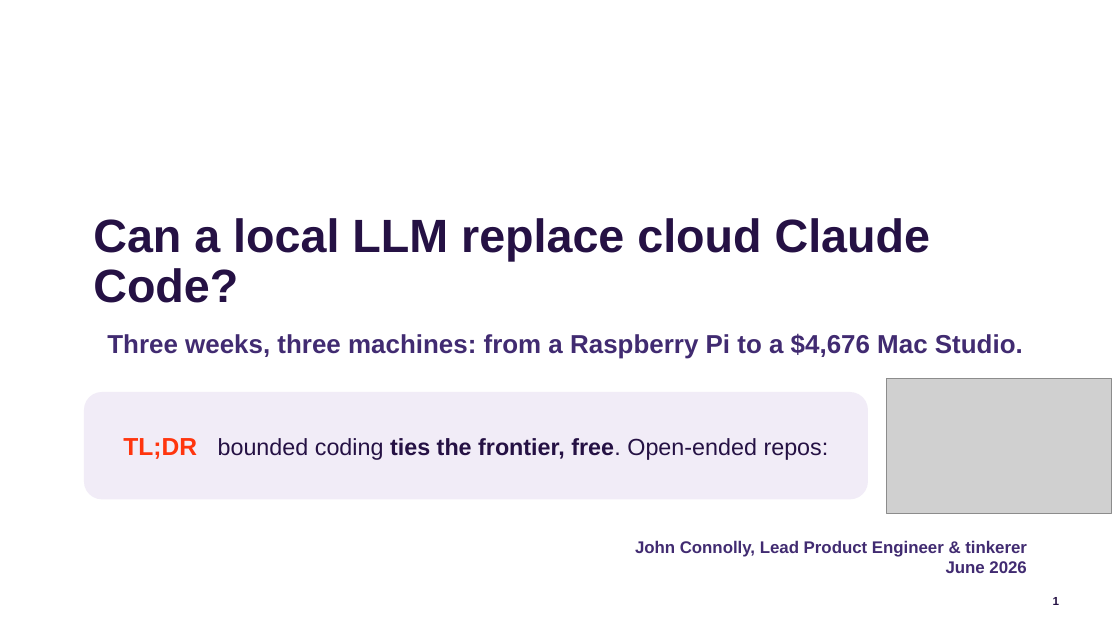
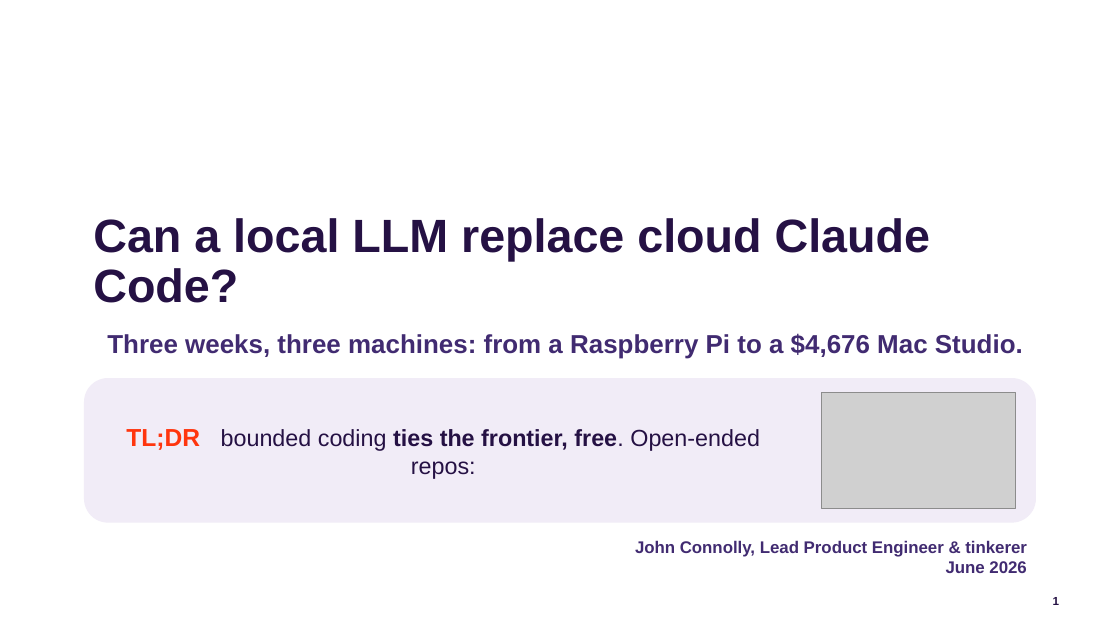
Before and after one commit to jconnolly/local-llm-pi5, a slide deck: slide 1 of local-llm-datasociety.pptx. Drawn at 1120x630 pixels with LibreOffice and Linux fonts; fonts in the diff are those of the drawing; grey boxes stand for pictures; background and template pictures are left out. Boxes give left, top, right and bottom in pixels: in the first picture for what was removed or moved away, otherwise in the second. Text is boxed around its words. In the diff, an @@ line names an element or a change of style, - is before the commit and + after.

Commit message:
Title slide: move Conceited gif inside the TL;DR rounded rectangle

```diff
--- a/local-llm-datasociety.pptx
+++ b/local-llm-datasociety.pptx
@@ rounded rectangle "TL;DR bounded coding ties the ...": place and size @@
-rounded rectangle "TL;DR bounded coding ties the ..." at [84, 392, 868, 499]
+rounded rectangle "TL;DR bounded coding ties the ..." at [84, 378, 1036, 523]
@@ picture: place and size @@
-picture at [887, 378, 1112, 513]
+picture at [821, 392, 1015, 509]
```
Also in this commit, not shown: 3 other files.
